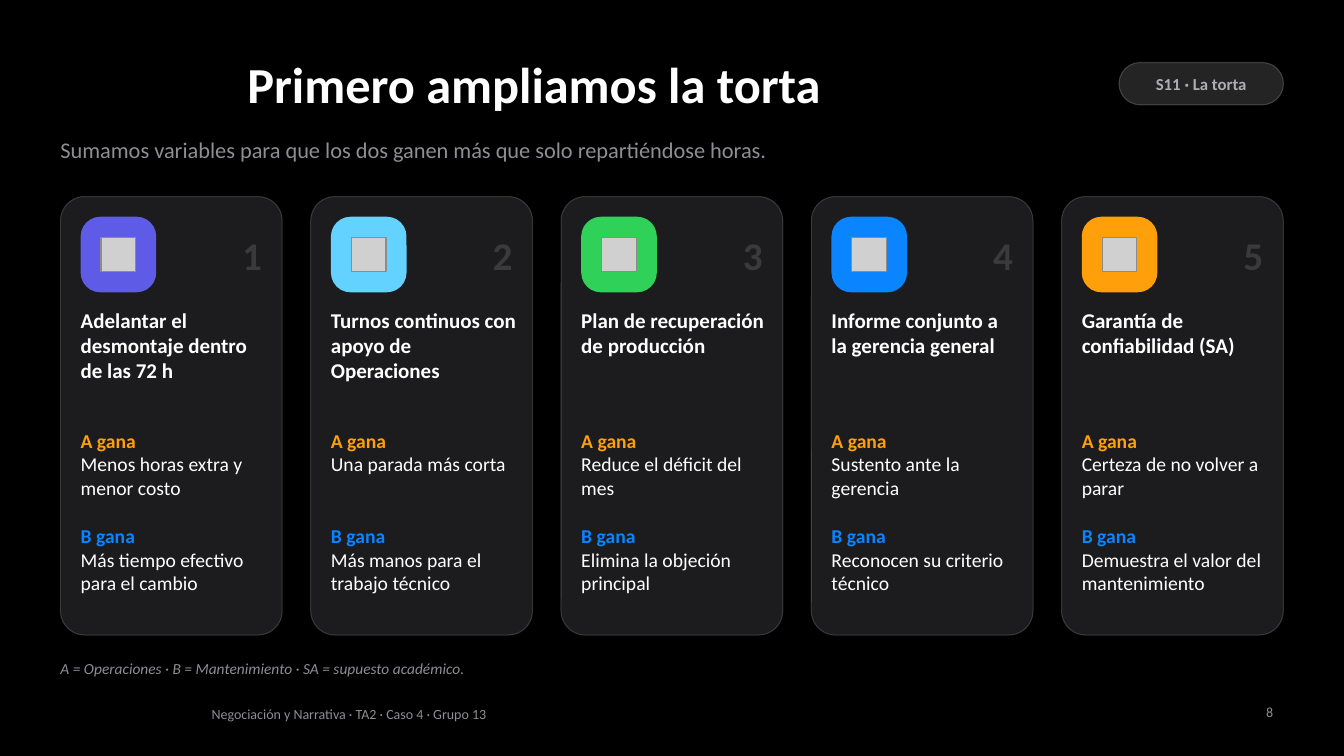
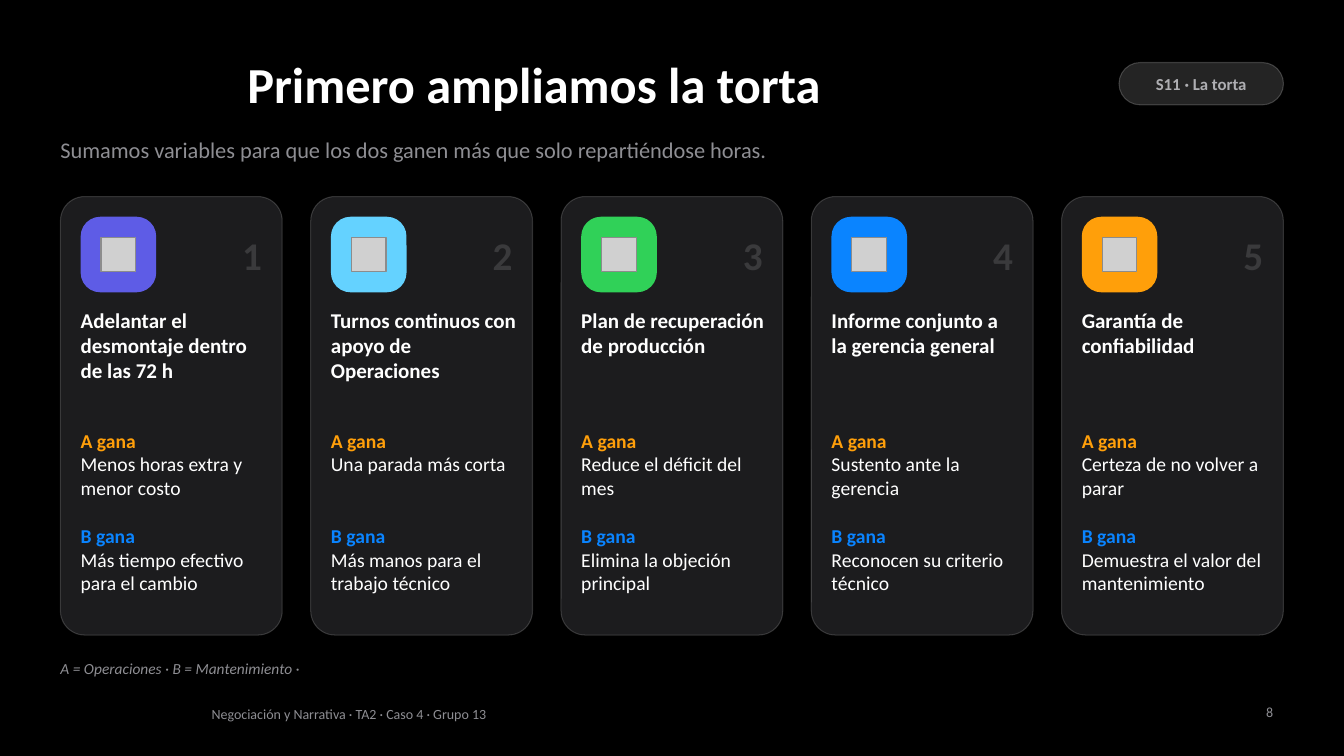
Before and after one commit to AnnthoQ/nnta2, a slide deck: slide 8 of respaldo/TA2_Caso4_respaldo.pptx. Drawn at 1344x756 pixels with LibreOffice and Linux fonts; fonts in the diff are those of the drawing; grey boxes stand for pictures; background and template pictures are left out. Boxes give left, top, right and bottom in pixels: in the first picture for what was removed or moved away, otherwise in the second. Text is boxed around its words. In the diff, an @@ line names an element or a change of style, - is before the commit and + after.

```diff
--- a/respaldo/TA2_Caso4_respaldo.pptx
+++ b/respaldo/TA2_Caso4_respaldo.pptx
@@ text at [1082,313,1195,353]: text changed @@
-Garantía de confiabilidad (SA)
+Garantía de confiabilidad
@@ text at [60,663,293,677]: text changed @@
-A = Operaciones · B = Mantenimiento · SA = supuesto académico.
+A = Operaciones · B = Mantenimiento ·
```
Also in this commit, not shown: 4 other slides changed, 1 other file.
